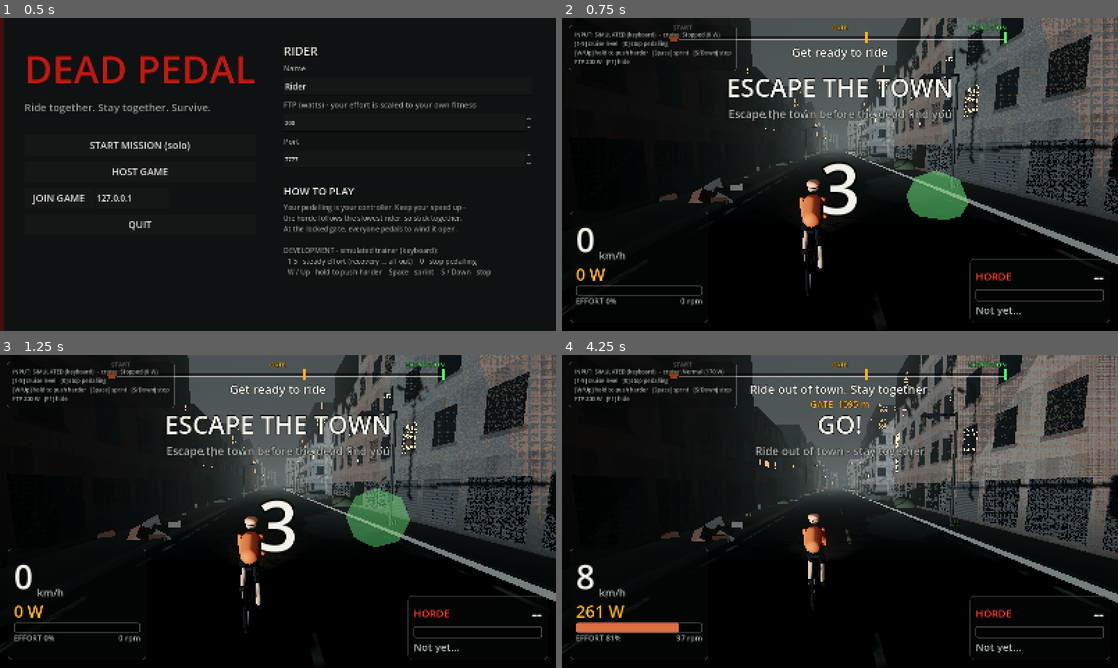
Above: before the commit, frames 1-4 (two rows, left to right).
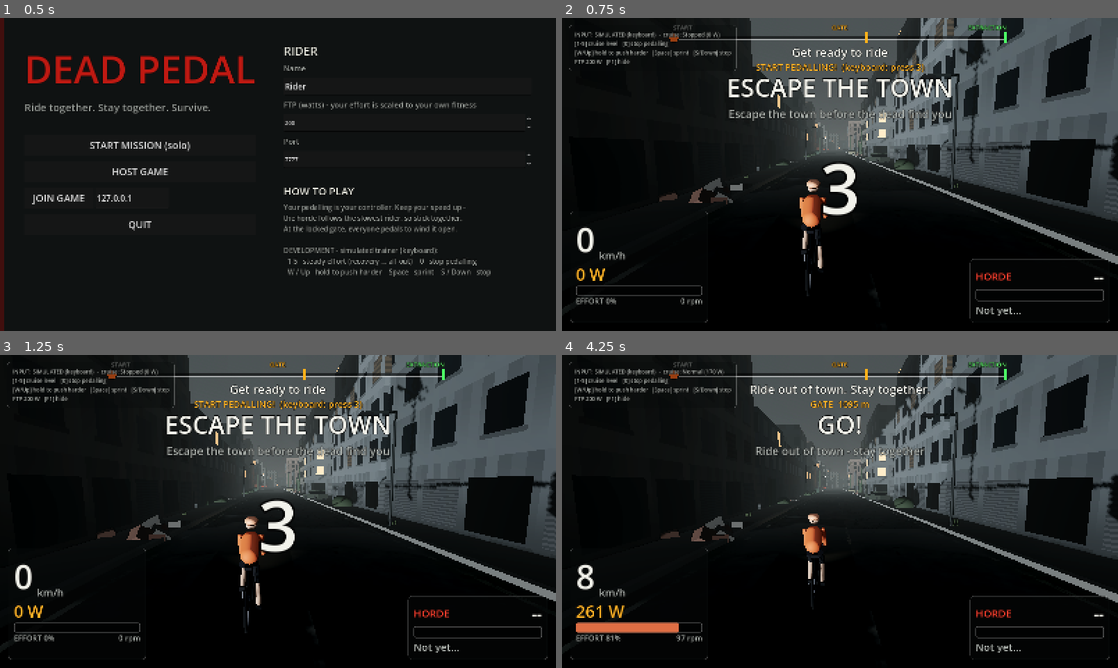
Above: after the commit, the same moments.

Repository: Arjan-N/deadpedal
Game: Godot game, scene res://scenes/ui/main_menu.tscn
The game is run twice, just before and just after one commit, with the same random seed, the same clock (stepped at 60 frames per second) and the same inputs.
Inputs:
- Up to frame 1 (0.5 s): no input
- Up to frame 2 (0.75 s): click "START MISSION (solo)" at 0.5 s
- Up to frame 3 (1.25 s): no input
- Up to frame 4 (4.25 s): tap Enter at 1.25 s; hold Up 1.28-2.03 s; tap 0 (sim_cruise_0) at 1.35 s; hold Down 2.03-2.78 s; tap 1 (sim_cruise_1) at 2.1 s; hold Up from 2.78 s (still down); tap 2 (sim_cruise_2) at 2.85 s; tap 3 (sim_cruise_3) at 3.6 s

Frame 1 is identical in both runs. In frame 2, 8.4% of the frame differs, in the area x 29-100%, y 0-77%; in frame 3, 8.5%; in frame 4, 13%.

Commit message:
Polish visuals, balance and HUD; add rear-view mirror, README and test runner
- Stable integer hash in shaders (fixes facade speckle noise)
- Brighter lighting, closer camera, rider fill light
- Rear-view mirror showing the chasing horde
- HUD layout fixes, 'start pedalling' prompt, gate panel placement
- Wanderer zombies stop at the kerb (only the horde is a threat)
- Horde/gate balance tuned via automated power sweeps
- Fix particles spawning at world origin and orphaned house nodes
- README with setup, controls, multiplayer and architecture notes
- tests/run_all_tests.sh: unit, solo, replay and 2-instance network tests

Co-Authored-By: Claude Opus 5.5 <noreply@anthropic.com>
Claude-Session: https://claude.ai/code/session_015sXx1hb8YNv8J1gFesS756

Diff:
--- a/scripts/autoload/multiplayer_manager.gd
+++ b/scripts/autoload/multiplayer_manager.gd
@@ -114,12 +114,6 @@
 	get_tree().change_scene_to_file(MENU_SCENE)
 
 
-## Host only: allow new players to join again (back in the lobby).
-func reopen_lobby() -> void:
-	if is_online and is_host():
-		multiplayer.multiplayer_peer.refuse_new_connections = false
-
-
 @rpc("authority", "call_local", "reliable")
 func _net_load_mission(roster: Dictionary) -> void:
 	players = roster
--- a/scripts/mission/extraction_zone.gd
+++ b/scripts/mission/extraction_zone.gd
@@ -83,6 +83,7 @@
 	_flare.omni_range = 22.0
 	add_child(_flare)
 	var smoke := CPUParticles3D.new()
+	smoke.local_coords = true  # the zone is moved into place after it's built
 	smoke.position = Vector3(3, 0.3, -8)
 	smoke.amount = 24
 	smoke.lifetime = 5.0
--- a/scripts/ui/hud_controller.gd
+++ b/scripts/ui/hud_controller.gd
@@ -43,6 +43,9 @@
 var _team_list: VBoxContainer
 var _dev_panel: PanelContainer
 var _dev_label: Label
+var _mirror: PanelContainer
+var _mirror_style: StyleBoxFlat
+var _mirror_cam: Camera3D
 var _results: PanelContainer
 var _results_box: VBoxContainer
 var _time: float = 0.0
@@ -234,12 +237,11 @@
 	_gate_list = _label(gv, "", 22, COL_DIM, HORIZONTAL_ALIGNMENT_CENTER)
 	_gate_panel.visible = false
 
-	# Top-right: team (multiplayer only).
+	# Left, under the dev panel: team (multiplayer only).
 	_team_panel = _panel(root)
-	_team_panel.set_anchors_preset(Control.PRESET_TOP_RIGHT)
-	_team_panel.offset_right = -20
-	_team_panel.offset_top = 20
-	_team_panel.offset_left = -300
+	_team_panel.set_anchors_preset(Control.PRESET_TOP_LEFT)
+	_team_panel.offset_left = 20
+	_team_panel.offset_top = 150
 	_team_list = VBoxContainer.new()
 	_team_panel.add_child(_team_list)
 	_team_panel.visible = mission.cyclists.size() > 1
@@ -251,7 +253,46 @@
 	_dev_panel.offset_top = 20
 	_dev_label = _label(_dev_panel, "", 16, COL_DIM)
 
+	_build_mirror(root)
 	_build_results(root)
+
+
+## Rear-view mirror: a second camera looking back at the horde, rendered into
+## a small SubViewport that shares the main 3D world.
+func _build_mirror(root: Control) -> void:
+	_mirror = PanelContainer.new()
+	_mirror_style = StyleBoxFlat.new()
+	_mirror_style.bg_color = Color.BLACK
+	_mirror_style.set_border_width_all(4)
+	_mirror_style.border_color = Color(0.2, 0.2, 0.2)
+	_mirror_style.set_corner_radius_all(8)
+	_mirror.add_theme_stylebox_override("panel", _mirror_style)
+	_mirror.mouse_filter = Control.MOUSE_FILTER_IGNORE
+	root.add_child(_mirror)
+	_mirror.set_anchors_preset(Control.PRESET_TOP_RIGHT)
+	_mirror.offset_left = -318
+	_mirror.offset_right = -20
+	_mirror.offset_top = 14
+	_mirror.offset_bottom = 172
+	var container := SubViewportContainer.new()
+	container.stretch = true
+	container.custom_minimum_size = Vector2(290, 150)
+	container.size_flags_horizontal = Control.SIZE_EXPAND_FILL
+	container.mouse_filter = Control.MOUSE_FILTER_IGNORE
+	_mirror.add_child(container)
+	var viewport := SubViewport.new()
+	viewport.size = Vector2i(290, 150)
+	viewport.audio_listener_enable_3d = false
+	container.add_child(viewport)
+	_mirror_cam = Camera3D.new()
+	_mirror_cam.fov = 58.0
+	_mirror_cam.far = 200.0
+	_mirror_cam.current = true
+	viewport.add_child(_mirror_cam)
+	var title := _label(_mirror, "REAR VIEW", 16, COL_DIM)
+	title.size_flags_vertical = Control.SIZE_SHRINK_BEGIN
+	title.size_flags_horizontal = Control.SIZE_SHRINK_CENTER
+	_mirror.visible = false
 
 
 func _build_results(root: Control) -> void:
@@ -296,6 +337,10 @@
 	_objective.text = mission.get_objective_text()
 	var next := mission.get_next_objective()
 	_next_objective.text = "%s  %d m" % [next[0], roundi(next[1])] if mission.is_riding_stage() else ""
+	var waiting_to_ride := mission.stage in [MissionManager.Stage.COUNTDOWN, MissionManager.Stage.DEPARTURE, MissionManager.Stage.PURSUIT]
+	if waiting_to_ride and me.power_watts < 1.0:
+		var hint := "  (keyboard: press 3)" if CyclingInputManager.get_source_type() == CyclingInputSource.SourceType.SIMULATED else ""
+		_next_objective.text = "START PEDALLING!" + hint
 	_route_bar.total = mission.extraction_distance
 	_route_bar.gate_at = mission.gate_distance
 	_route_bar.gate_open = mission.gate.is_open
@@ -360,8 +405,23 @@
 		_banner_time -= delta
 		_banner.modulate.a = minf(1.0, _banner_time * 2.0)
 
+	_update_mirror(danger)
 	_update_team()
 	_update_dev()
+
+
+func _update_mirror(danger: float) -> void:
+	var active := mission.zombies.phase != ZombieDirector.Phase.DORMANT and not _results.visible
+	_mirror.visible = active
+	if not active:
+		return
+	var me := mission.local_cyclist
+	var route := mission.route
+	# Just ahead of and above the rider, looking back down the road.
+	_mirror_cam.global_position = route.get_point(me.distance + 2.5, me.lane_offset * 0.5) + Vector3.UP * 2.6
+	_mirror_cam.look_at(route.get_point(me.distance - 16.0) + Vector3.UP * 0.4, Vector3.UP)
+	var flash := danger > 0.6 and int(_time * 5.0) % 2 == 0
+	_mirror_style.border_color = COL_DANGER if flash else Color(0.25, 0.25, 0.25)
 
 
 func _update_team() -> void:
--- a/scripts/world/prop_factory.gd
+++ b/scripts/world/prop_factory.gd
@@ -208,6 +208,7 @@
 
 static func _fire_particles() -> CPUParticles3D:
 	var p := CPUParticles3D.new()
+	p.local_coords = true
 	p.amount = 28
 	p.lifetime = 0.9
 	p.position = Vector3(0, 1.0, 0)
@@ -244,6 +245,7 @@
 
 static func _smoke_particles() -> CPUParticles3D:
 	var p := CPUParticles3D.new()
+	p.local_coords = true
 	p.amount = 16
 	p.lifetime = 4.0
 	p.position = Vector3(0, 2.0, 0)
--- a/scripts/zombies/zombie_director.gd
+++ b/scripts/zombies/zombie_director.gd
@@ -21,7 +21,7 @@
 ## Base horde speed (m/s) while chasing. Easy riding roughly matches it.
 @export var pursuit_speed: float = 8.0
 ## Horde speed after the gate opens - the final escape is harder.
-@export var final_escape_speed: float = 9.5
+@export var final_escape_speed: float = 9.2
 ## Gap (m) behind the rearmost rider where the horde first appears.
 @export var start_gap: float = 55.0
 ## Beyond this gap the horde speeds up, so riders can't escape completely.
@@ -37,7 +37,7 @@
 ## Random time between horde surges (seconds). Forces the occasional sprint.
 @export var surge_interval: Vector2 = Vector2(22.0, 34.0)
 @export var surge_duration: float = 6.0
-@export var surge_bonus_speed: float = 5.0
+@export var surge_bonus_speed: float = 4.5
 
 @export_group("Gate")
 ## While the team works the gate, the horde shuffles in to arrive after
--- a/shaders/building.gdshader
+++ b/shaders/building.gdshader
@@ -14,21 +14,28 @@
 varying vec3 local_pos;
 varying vec3 local_normal;
 varying vec3 world_pos;
-varying vec3 origin;
 
-float hash(vec2 p) { return fract(sin(dot(p, vec2(127.1, 311.7))) * 43758.5453); }
-float hash3(vec3 p) { return hash(p.xz + p.y * 17.17); }
+// Integer hash: exact and stable for any (whole-number) input, unlike
+// sin()-based hashes which break down for large world coordinates on GPUs.
+float hash(vec2 p) {
+	uvec2 q = uvec2(ivec2(floor(p)) + ivec2(32768));
+	q *= uvec2(1597334673u, 3812015801u);
+	uint n = (q.x ^ q.y) * 1597334673u;
+	return float(n) / 4294967295.0;
+}
+float hash3(vec3 p) { return hash(p.xz + vec2(p.y * 17.0, p.y * 31.0)); }
 
 void vertex() {
 	local_pos = VERTEX;
 	local_normal = NORMAL;
 	world_pos = (MODEL_MATRIX * vec4(VERTEX, 1.0)).xyz;
-	origin = MODEL_MATRIX[3].xyz;
 }
 
 void fragment() {
-	float h = hash3(floor(origin));
-	float h2 = hash3(floor(origin) + 3.1);
+	// Per-building variation from the object's position (same for every pixel).
+	vec3 origin = floor(MODEL_MATRIX[3].xyz);
+	float h = hash3(origin);
+	float h2 = hash3(origin + 3.0);
 	vec3 wall = h < 0.33 ? color_a : (h < 0.66 ? color_b : color_c);
 	wall *= 0.8 + 0.4 * h2;
 	vec3 col = wall;
@@ -44,10 +51,10 @@
 		vec2 cell = vec2(u / cell_width + 0.5, (height_above_ground - 0.2) / floor_height);
 		vec2 id = floor(cell);
 		vec2 f = fract(cell);
-		float r = hash(id + floor(origin.xz));
+		float r = hash(id + origin.xz);
 
 		// Vertical rain streaks / grime.
-		float streak = hash(vec2(floor(u * 2.0), floor(origin.x))) * 0.25;
+		float streak = hash(vec2(floor(u * 2.0), origin.x)) * 0.25;
 		col *= 1.0 - streak * smoothstep(0.0, 1.0, f.y);
 		col *= mix(0.55, 1.0, smoothstep(0.0, 2.5, height_above_ground));
 
--- a/shaders/ground.gdshader
+++ b/shaders/ground.gdshader
@@ -7,7 +7,14 @@
 
 varying vec3 world_pos;
 
-float hash(vec2 p) { return fract(sin(dot(p, vec2(127.1, 311.7))) * 43758.5453); }
+// Integer hash: exact and stable for any (whole-number) input, unlike
+// sin()-based hashes which break down for large world coordinates on GPUs.
+float hash(vec2 p) {
+	uvec2 q = uvec2(ivec2(floor(p)) + ivec2(32768));
+	q *= uvec2(1597334673u, 3812015801u);
+	uint n = (q.x ^ q.y) * 1597334673u;
+	return float(n) / 4294967295.0;
+}
 float noise(vec2 p) {
 	vec2 i = floor(p); vec2 f = fract(p);
 	f = f * f * (3.0 - 2.0 * f);
--- a/shaders/road.gdshader
+++ b/shaders/road.gdshader
@@ -3,11 +3,18 @@
 shader_type spatial;
 
 uniform float road_width = 10.0;
-uniform vec3 asphalt_color : source_color = vec3(0.22, 0.22, 0.225);
+uniform vec3 asphalt_color : source_color = vec3(0.27, 0.27, 0.275);
 uniform vec3 line_color : source_color = vec3(0.75, 0.74, 0.68);
 uniform vec3 moss_color : source_color = vec3(0.17, 0.22, 0.1);
 
-float hash(vec2 p) { return fract(sin(dot(p, vec2(127.1, 311.7))) * 43758.5453); }
+// Integer hash: exact and stable for any (whole-number) input, unlike
+// sin()-based hashes which break down for large world coordinates on GPUs.
+float hash(vec2 p) {
+	uvec2 q = uvec2(ivec2(floor(p)) + ivec2(32768));
+	q *= uvec2(1597334673u, 3812015801u);
+	uint n = (q.x ^ q.y) * 1597334673u;
+	return float(n) / 4294967295.0;
+}
 float noise(vec2 p) {
 	vec2 i = floor(p); vec2 f = fract(p);
 	f = f * f * (3.0 - 2.0 * f);
Not shown, added: tests/unit_tests.gd.uid
Not shown, added: README.md
Not shown, added: tests/run_all_tests.sh
